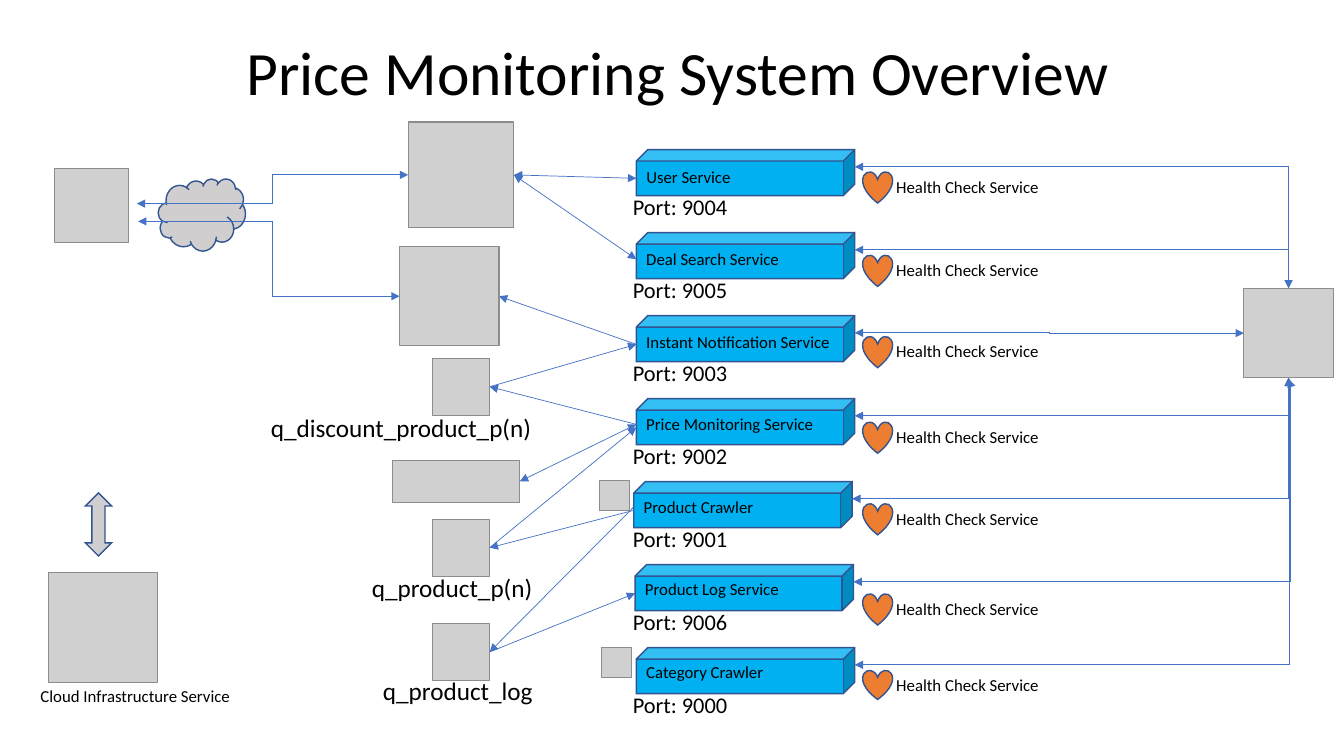
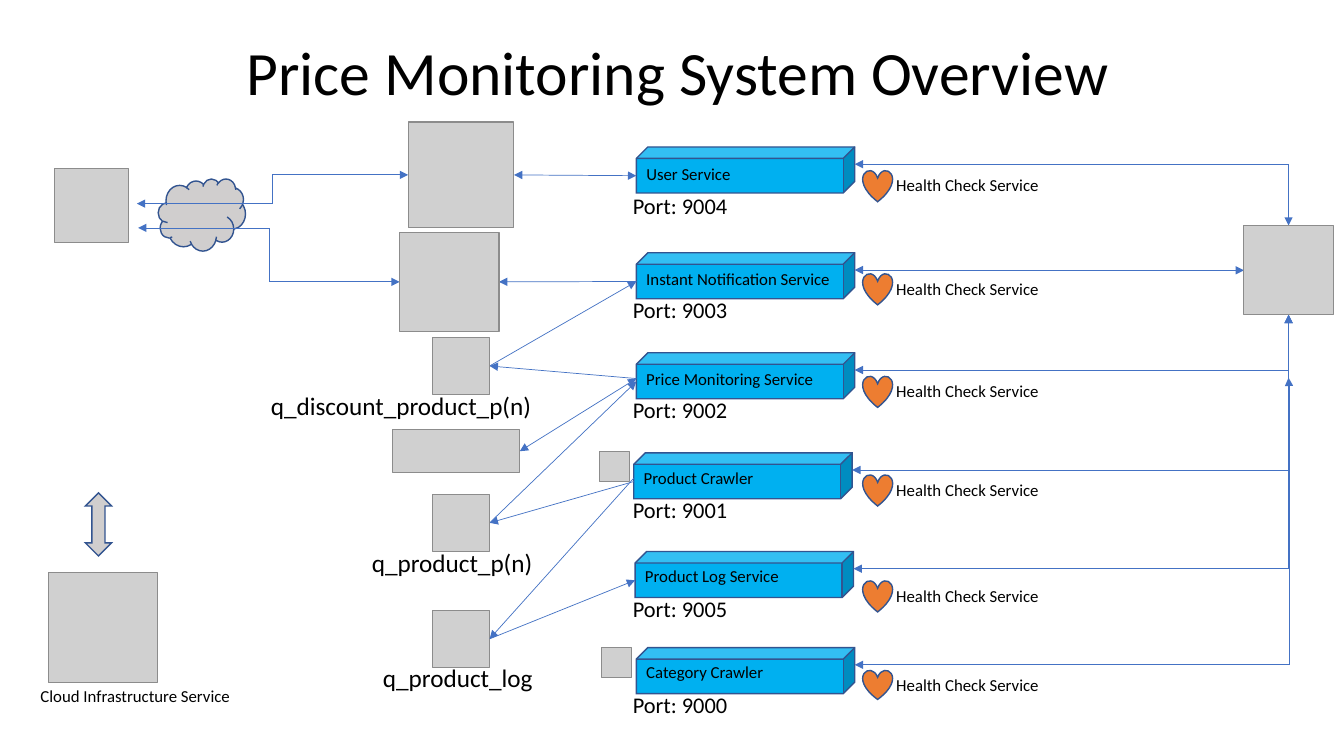
Before and after one commit to youhusky/price-monitoring-system, a slide deck: slide 2 of PriceMonitoringDesign.pptx. Drawn at 1344x756 pixels with LibreOffice and Linux fonts; fonts in the diff are those of the drawing; grey boxes stand for pictures. Boxes give left, top, right and bottom in pixels: in the first picture for what was removed or moved away, otherwise in the second. Text is boxed around its words. In the diff, an @@ line names an element or a change of style, - is before the commit and + after.

```diff
--- a/PriceMonitoringDesign.pptx
+++ b/PriceMonitoringDesign.pptx
@@ double arrow moved from (636, 178) - (514, 175) to (636, 175) - (514, 175) @@
@@ double arrow removed from (636, 259) to (514, 175) @@
@@ elbow double arrow moved from (855, 167) - (1289, 288) to (855, 164) - (1289, 226) @@
@@ elbow double arrow moved from (138, 222) - (400, 296) to (138, 228) - (400, 282) @@
@@ cube removed at [636,233,855,279] @@
@@ picture: place and size @@
-picture at [1244,288,1334,378]
+picture at [1244,226,1334,316]
@@ text removed at [646,253,779,265] @@
-Deal Search Service
@@ elbow arrow removed from (1289, 288) to (855, 250) @@
@@ heart removed at [863,255,893,286] @@
@@ text removed at [896,264,1039,276] @@
-Health Check Service
@@ arrow moved from (490, 387) - (636, 345) to (490, 366) - (636, 281) @@
@@ arrow moved from (636, 345) - (499, 296) to (636, 281) - (499, 282) @@
@@ text removed at [633,279,727,298] @@
-Port: 9005
@@ 3 texts, 1 cube, 1 elbow double arrow, 1 heart: place and size @@
-3 texts, 1 cube, 1 elbow double arrow, 1 heart at [633,316,1244,381]
+3 texts, 1 cube, 1 elbow double arrow, 1 heart at [633,253,1244,318]
@@ elbow double arrow moved from (852, 499) - (1289, 378) to (852, 470) - (1289, 315) @@
@@ elbow double arrow moved from (854, 582) - (1289, 379) to (854, 569) - (1289, 315) @@
@@ elbow double arrow moved from (855, 416) - (1289, 378) to (855, 370) - (1289, 315) @@
@@ picture: place and size @@
-picture at [433,358,490,415]
+picture at [433,338,490,395]
@@ 3 texts, 1 heart, 1 cube: place and size @@
-3 texts, 1 heart, 1 cube at [633,398,1039,464]
+3 texts, 1 heart, 1 cube at [633,353,1039,418]
@@ text "q_discount_product_p(n)": place and size @@
-text "q_discount_product_p(n)" at [271,418,531,441]
+text "q_discount_product_p(n)" at [271,396,531,419]
@@ arrow moved from (490, 547) - (636, 427) to (490, 523) - (636, 382) @@
@@ arrow moved from (636, 424) - (490, 387) to (636, 379) - (490, 366) @@
@@ double arrow moved from (636, 424) - (520, 482) to (636, 379) - (520, 452) @@
@@ arrow moved from (634, 507) - (490, 652) to (634, 478) - (490, 639) @@
@@ 3 texts, 2 pictures, 1 heart, 1 cube: place and size @@
-3 texts, 2 pictures, 1 heart, 1 cube at [392,460,1039,547]
+3 texts, 2 pictures, 1 heart, 1 cube at [392,431,1039,518]
@@ picture: place and size @@
-picture at [433,519,490,577]
+picture at [433,494,490,552]
@@ arrow moved from (634, 510) - (490, 547) to (634, 482) - (490, 523) @@
@@ text "q_product_p(n)": place and size @@
-text "q_product_p(n)" at [372,576,532,601]
+text "q_product_p(n)" at [372,551,532,576]
@@ 3 texts, 2 pictures, 1 arrow, 1 heart, 1 cube: place and size @@
-3 texts, 2 pictures, 1 arrow, 1 heart, 1 cube at [383,247,1039,705]
+3 texts, 2 pictures, 1 arrow, 1 heart, 1 cube at [383,232,1039,692]
@@ text at [633,602,727,617]: text changed @@
-Port: 9006
+Port: 9005
```
Also in this commit, not shown: 1 other slide changed, 1 slide removed, 18 other files.
